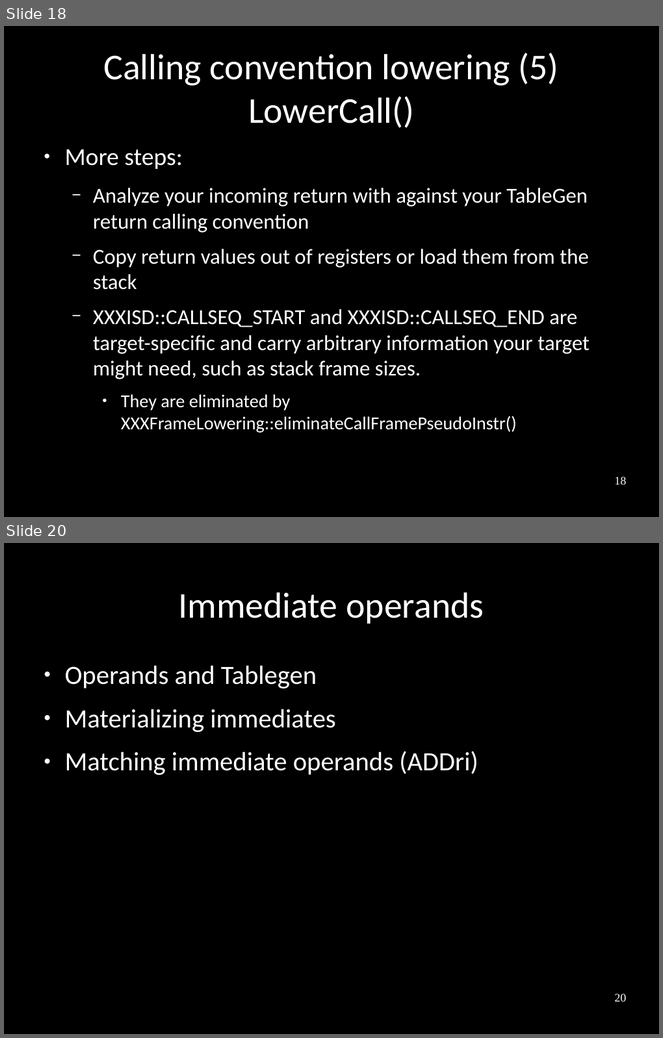
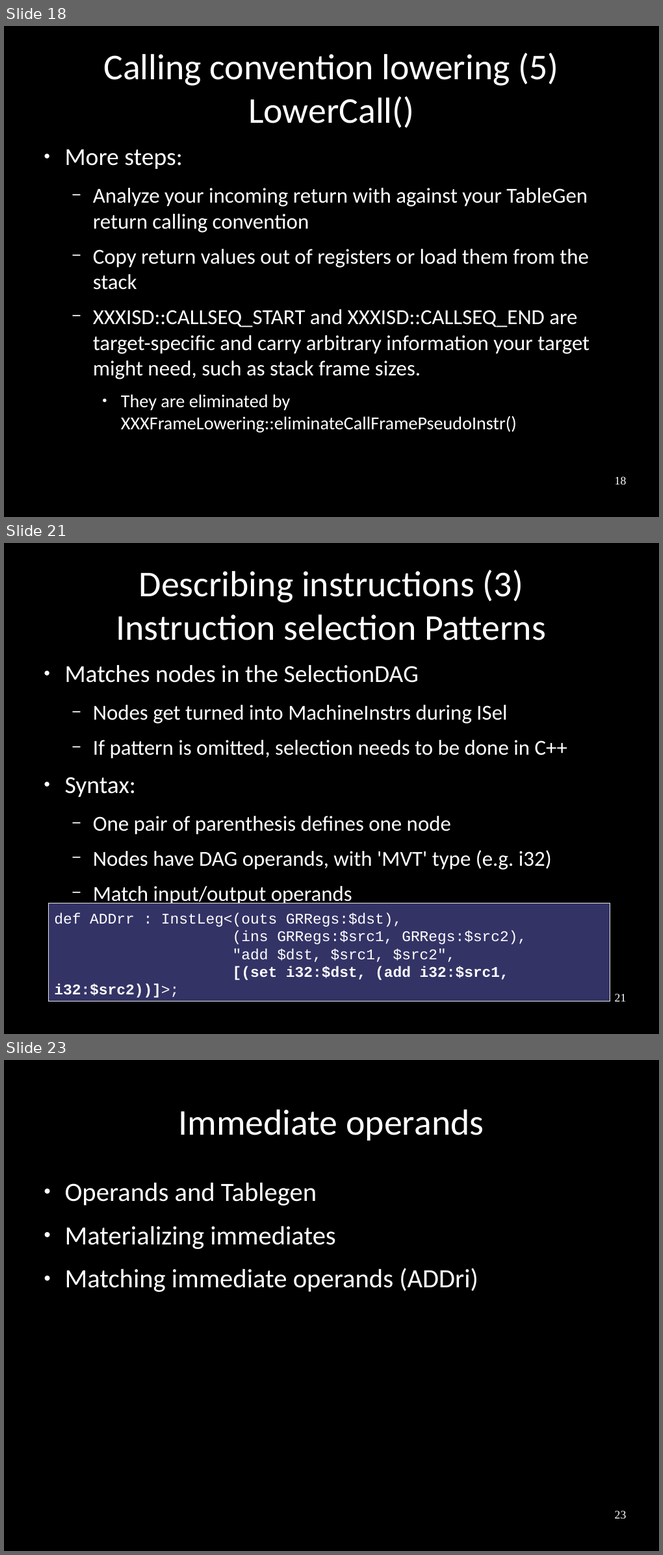
Before and after one commit to frasercrmck/llvm-leg, a slide deck: docs/Codeplay/Slides.odp. Shown one above the other, each under a label of ours: slides 18 and 20 before the commit, slides 18, 21 and 23 after it; the slides between them are not shown. The pictures are 663x1038 and 663x1555 pixels, drawn with LibreOffice and Linux fonts; fonts in the diff are those of the drawing. Boxes give left, top, right and bottom in pixels: in the first picture for what was removed or moved away, otherwise in the second. Text is boxed around its words. In the diff, an @@ line names an element or a change of style, - is before the commit and + after.

Commit message:
Describe simple instructions.

```diff
--- a/docs/Codeplay/Slides.odp
+++ b/docs/Codeplay/Slides.odp
@@ slide 21 added at box(4, 543, 659, 1034), background #000000 @@
@@ title added at box(116, 570, 546, 641), 44 pt, text #FFFFFF @@
+Describing instructions (3)
+Instruction selection Patterns
@@ text added at box(65, 665, 568, 906), 25.9 pt, text #FFFFFF @@
+● Matches nodes in the SelectionDAG
+  − Nodes get turned into MachineInstrs during ISel
+  − If pattern is omitted, selection needs to be done in C++
+● Syntax:
+  − One pair of parenthesis defines one node
+  − Nodes have DAG operands, with 'MVT' type (e.g. i32)
+  − Match input/output operands
@@ rectangle added at box(49, 903, 610, 1001), fill #333366, outline #E6E6E6 0 pt, 18 pt, text #FFFFFF @@
+def ADDrr : InstLeg<(outs GRRegs:$dst),
+(ins GRRegs:$src1, GRRegs:$src2),
+"add $dst, $src1, $src2",
+[(set i32:$dst, (add i32:$src1, i32:$src2))]>;
@@ page number added at box(615, 994, 627, 1002), 14 pt, text #FFFFFF @@
+21
@@ what was slide 20 is now slide 23 @@
@@ page number at box(615, 1511, 627, 1519): text changed @@
-20
+23
```
Also in this commit, not shown: 15 slides changed, 3 other slides added, 1 slide removed.
